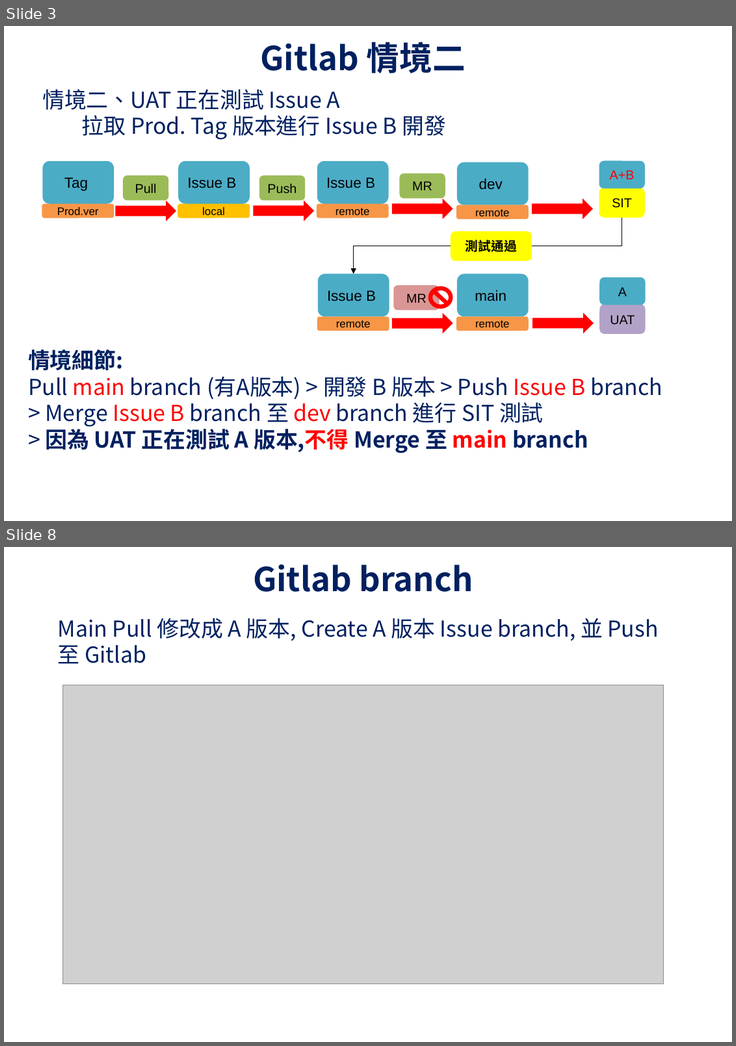
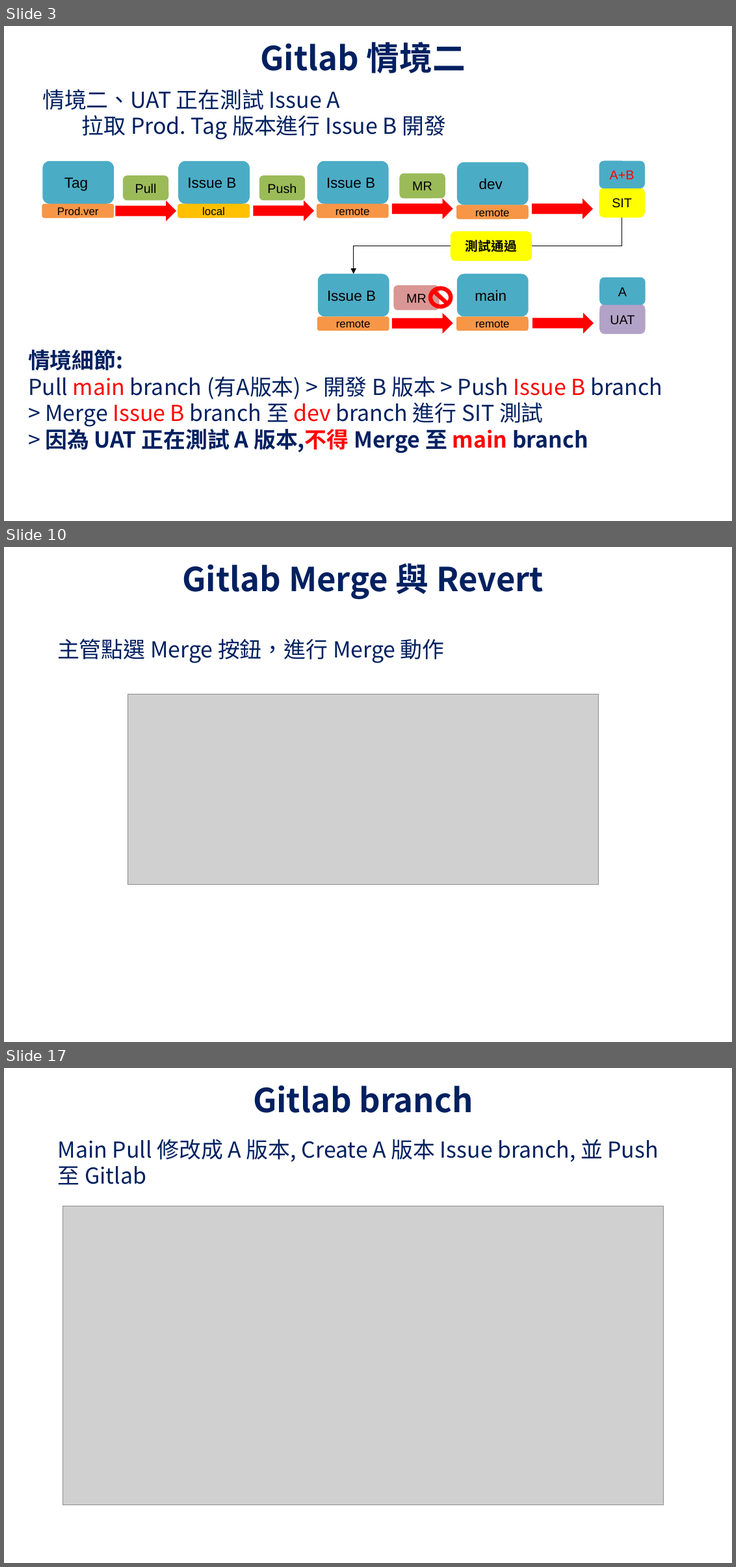
Before and after one commit to UDFWu/transfile, a slide deck: CICD Process.pptx. Shown one above the other, each under a label of ours: slides 3 and 8 before the commit, slides 3, 10 and 17 after it; the slides between them are not shown. The pictures are 736x1046 and 736x1567 pixels, drawn with LibreOffice and Linux fonts; fonts in the diff are those of the drawing; grey boxes stand for pictures; background and template pictures are left out. Boxes give left, top, right and bottom in pixels: in the first picture for what was removed or moved away, otherwise in the second. Text is boxed around its words. In the diff, an @@ line names an element or a change of style, - is before the commit and + after.

```diff
--- a/CICD Process.pptx
+++ b/CICD Process.pptx
@@ slide 10 added at (x1=4, y1=547, x2=732, y2=1042), background picture (left out) @@
@@ title added at (x1=183, y1=563, x2=544, y2=600), 36 pt, text #002060, bold @@
+Gitlab Merge 與 Revert
@@ text added at (x1=57, y1=639, x2=445, y2=663), 24 pt, text #002060 @@
+主管點選 Merge 按鈕，進行 Merge 動作
@@ picture added at (x1=128, y1=695, x2=599, y2=885) @@
@@ what was slide 8 is now slide 17 @@
```
Also in this commit, not shown: 5 slides changed, 8 other slides added.
